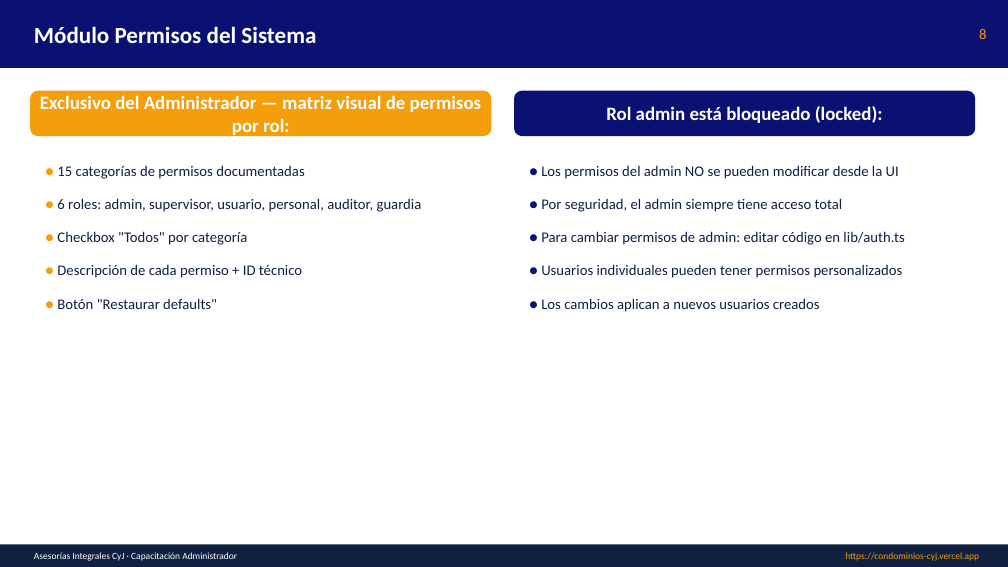
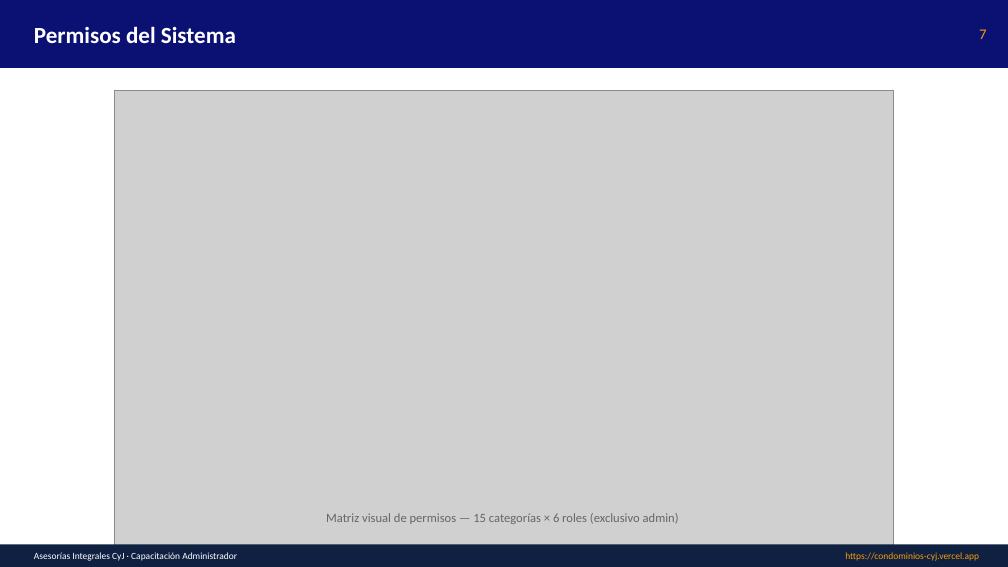
Before and after one commit to asesoriasintegralescyj-stack/condominios-cyj, a slide deck: slide 7 of public/manuales/Capacitacion_Administrador.pptx (slide 8 before the commit). Drawn at 1008x567 pixels with LibreOffice and Linux fonts; fonts in the diff are those of the drawing; grey boxes stand for pictures. Boxes give left, top, right and bottom in pixels: in the first picture for what was removed or moved away, otherwise in the second. Text is boxed around its words. In the diff, an @@ line names an element or a change of style, - is before the commit and + after.

Commit message:
docs: manuales y capacitaciones con capturas de pantalla reales (v1.1)
- 16 capturas de pantalla del sistema real agregadas a /public/manuales/imagenes/
- Manual Word actualizado con imágenes embebidas en cada sección (3.1 MB)
- 6 capacitaciones PPT actualizadas con slides de capturas:
  * Administrador: 14 slides con 9 capturas (1.3 MB)
  * Supervisor: 12 slides con 5 capturas (699 KB)
  * Usuario: 10 slides con 4 capturas (536 KB)
  * Personal: 9 slides con 3 capturas (449 KB)
  * Auditor: 9 slides con 4 capturas (525 KB)
  * Guardia: 9 slides con 2 capturas (776 KB)
- Versión actualizada a v1.1 en ManualesModule y manuales-guardia

Capturas incluidas:
01_login, 02_dashboard, 03_ot_listado, 04_proyectos, 05_rondas,
06_solicitudes_compra, 07_usuarios, 08_permisos, 09_manuales,
10_ot_crear, 11_sc_crear, 12_usuario_crear, 13_recuperar_password,
14_guardia_rondas, 15_guardia_manuales, 16_reset_password

```diff
--- a/public/manuales/Capacitacion_Administrador.pptx
+++ b/public/manuales/Capacitacion_Administrador.pptx
@@ text at (x1=34, y1=26, x2=236, y2=43): text changed @@
-Módulo Permisos del Sistema
+Permisos del Sistema
@@ text at (x1=979, y1=29, x2=986, y2=39): text changed @@
-8
+7
@@ rounded rectangle removed at (x1=30, y1=91, x2=492, y2=136) @@
@@ text removed at (x1=40, y1=95, x2=482, y2=137) @@
-Exclusivo del Administrador — matriz visual de permisos por rol:
@@ picture added at (x1=115, y1=91, x2=894, y2=567) @@
@@ rounded rectangle removed at (x1=514, y1=91, x2=975, y2=136) @@
@@ text removed at (x1=606, y1=106, x2=883, y2=123) @@
-Rol admin está bloqueado (locked):
@@ text removed at (x1=57, y1=165, x2=422, y2=309) @@
-● 15 categorías de permisos documentadas
-● 6 roles: admin, supervisor, usuario, personal, auditor, guardia
-● Checkbox "Todos" por categoría
-● Descripción de cada permiso + ID técnico
-● Botón "Restaurar defaults"
@@ text removed at (x1=541, y1=165, x2=904, y2=312) @@
-● Los permisos del admin NO se pueden modificar desde la UI
-● Por seguridad, el admin siempre tiene acceso total
-● Para cambiar permisos de admin: editar código en lib/auth.ts
-● Usuarios individuales pueden tener permisos personalizados
-● Los cambios aplican a nuevos usuarios creados
@@ text added at (x1=326, y1=513, x2=679, y2=524), 12 pt, text #666666 @@
+Matriz visual de permisos — 15 categorías × 6 roles (exclusivo admin)
```
Also in this commit, not shown: 8 other slides changed, 5 slides added, 2 slides removed, 24 other files.
